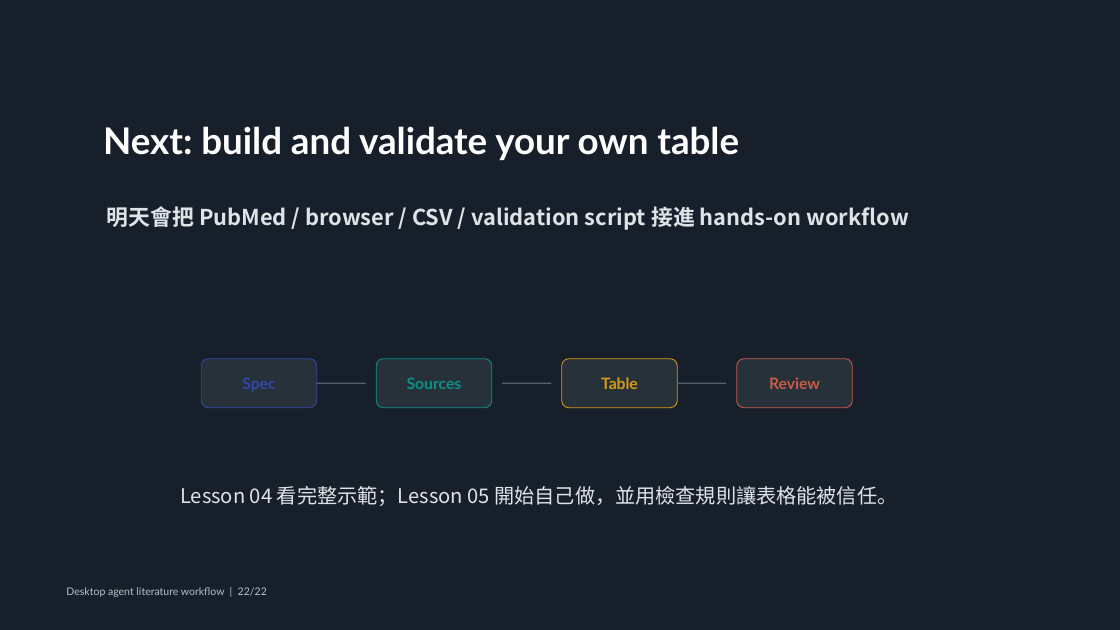
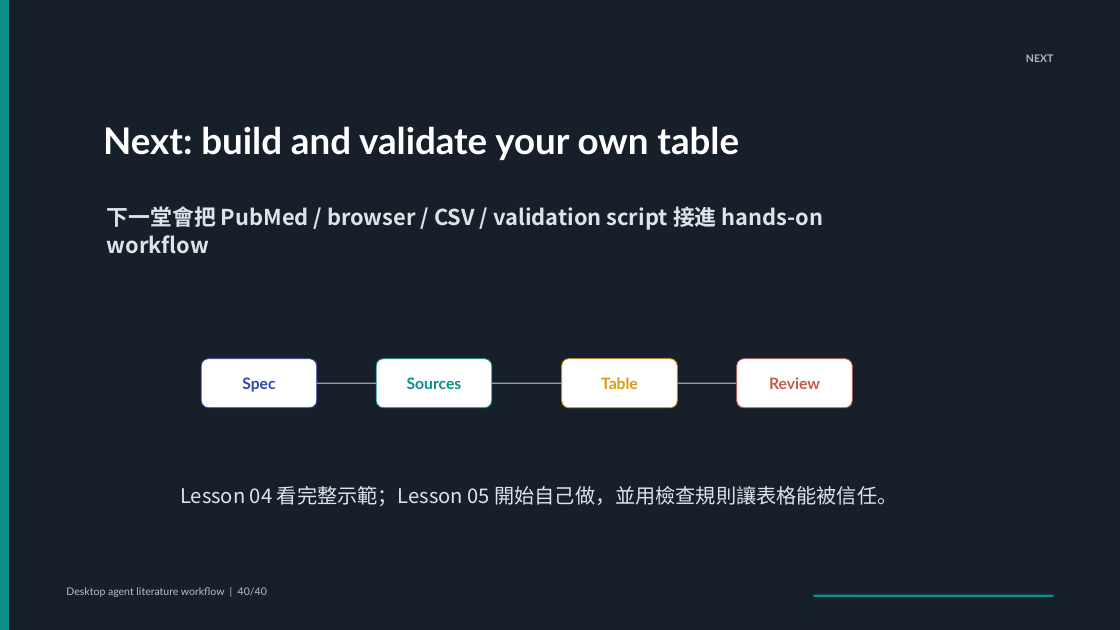
Before and after one commit to godkin1211/LLM_applications_on_BioMedicalData, a slide deck: slide 40 of slides/lesson-04-desktop-agent-literature-evidence-workflow-animated.pptx (slide 22 before the commit). Drawn at 1120x630 pixels with LibreOffice and Linux fonts; fonts in the diff are those of the drawing. Boxes give left, top, right and bottom in pixels: in the first picture for what was removed or moved away, otherwise in the second. Text is boxed around its words. In the diff, an @@ line names an element or a change of style, - is before the commit and + after.

```diff
--- a/slides/lesson-04-desktop-agent-literature-evidence-workflow-animated.pptx
+++ b/slides/lesson-04-desktop-agent-literature-evidence-workflow-animated.pptx
@@ rectangle added at (x1=0, y1=0, x2=8, y2=630), fill #0E8F88, outline #0E8F88 0 pt @@
@@ text added at (x1=1026, y1=54, x2=1053, y2=62), 9 pt, text #AEB8C0, bold @@
+NEXT
@@ text at (x1=107, y1=206, x2=824, y2=254): text changed @@
-明天會把 PubMed / browser / CSV / validation script 接進 hands-on workflow
+下一堂會把 PubMed / browser / CSV / validation script 接進 hands-on workflow
@@ fill #26313A to #FFFFFF in 4 elements at (x1=202, y1=359, x2=318, y2=408), (x1=376, y1=359, x2=492, y2=408), (x1=562, y1=359, x2=678, y2=408), (x1=737, y1=359, x2=853, y2=408) @@
@@ line moved from (317, 383) - (365, 383) to (317, 383) - (376, 383) @@
@@ line (317, 383) - (376, 383): stroke #52616D 0.98 pt to #8FA0AA 1.13 pt @@
@@ line moved from (502, 383) - (551, 383) to (492, 383) - (562, 383) @@
@@ line (492, 383) - (562, 383): stroke #52616D 0.98 pt to #8FA0AA 1.13 pt @@
@@ line moved from (677, 383) - (727, 383) to (677, 383) - (737, 383) @@
@@ line (677, 383) - (737, 383): stroke #52616D 0.98 pt to #8FA0AA 1.13 pt @@
@@ text at (x1=66, y1=587, x2=267, y2=597): text changed @@
-Desktop agent literature workflow | 22/22
+Desktop agent literature workflow | 40/40
@@ line added from (814, 596) to (1054, 596), #3A4650 1.5 pt @@
@@ line added from (814, 596) to (1054, 596), #0E8F88 2.25 pt @@
```
Also in this commit, not shown: 21 other slides changed, 18 slides added, 8 other files.
